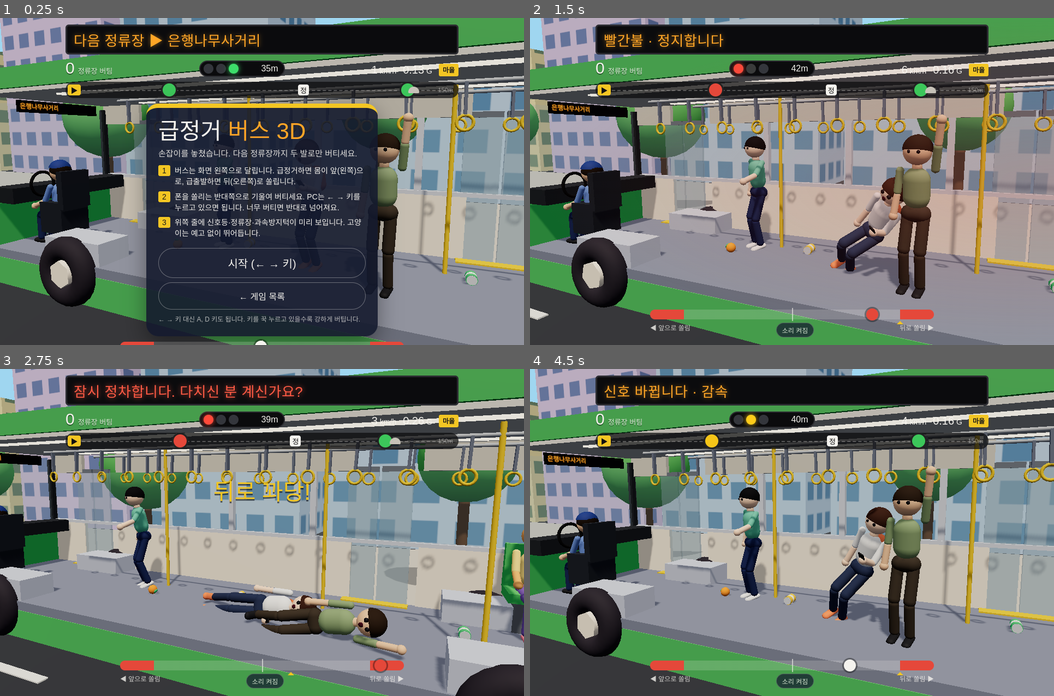
Above: before the commit, frames 1-4 (two rows, left to right).
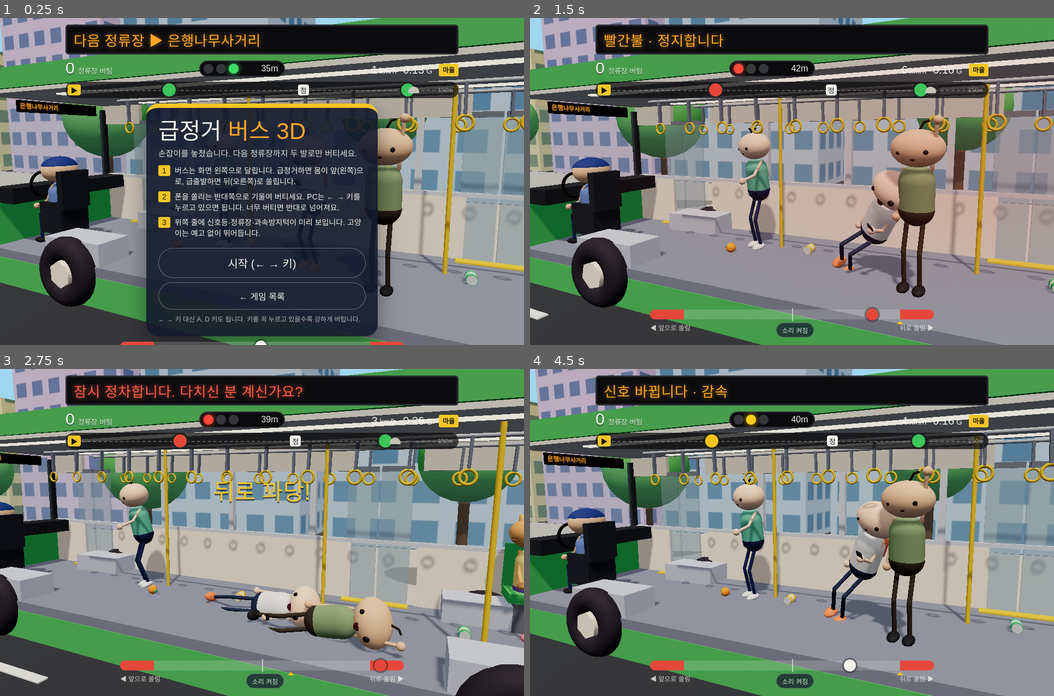
Above: after the commit, the same moments.

Repository: mynseo/MiniGame
Game: browser game, page bus-3d/index.html
Two runs of this game, one before a commit and one after it. Both use one fixed random seed, a clock stepped at 60 frames per second and the inputs below.
Inputs:
- Up to frame 1 (0.25 s): no input
- Up to frame 2 (1.5 s): click "시작 (← → 키)" at 0.27 s; hold Right from 1.03 s (still down); tap Space at 1.1 s
- Up to frame 3 (2.75 s): release Right at 1.53 s; hold Down 1.58-1.85 s; tap Space at 1.6, 2.1, 2.6 s; hold Left 1.9-2.47 s; hold Right from 2.52 s (still down)
- Up to frame 4 (4.5 s): tap Space at 3.1, 3.6, 4.1 s; release Right at 3.18 s; hold Left 3.23-3.67 s; hold Down 3.72-4.05 s; hold Right from 4.1 s (still down)

The runs differ from the first frame. In frame 1, 1.8% of the frame differs, in the area x 6-79%, y 29-86%; in frame 2, 4.9%; in frame 3, 4.5%; in frame 4, 5.1%, in the area x 5-78%, y 29-86%.

Commit message:
Redesign the shared character as a simple, dopey mochi-head
Replace the bowl-cut drummer look with something plainer and odder: a
wide mochi head sitting straight on a bean body, far-apart dot eyes of
slightly different size and height, a small mouth that is always a bit
open, one bent strand of hair, wire-thin limbs, mitten hands and big
shoes. Running now flails straight arms and wobbles the head.

Joint positions and the kit's functions are unchanged, so the elevator
and bus games pick it up as is. Refresh both thumbnails and document
the new look in the README with a lineup picture.

Co-Authored-By: Claude Fable 5.2 <noreply@anthropic.com>
Claude-Session: https://claude.ai/code/session_01WCRVuRwBHe9mBkrtFeCppR

Diff:
--- a/shared/minseo3d.js
+++ b/shared/minseo3d.js
@@ -1,6 +1,7 @@
 // 민서민서김 공용 3D 부품.
-// 모든 게임의 사람·동물은 이 파일의 기본 도형 캐릭터로 만든다 (DrumSimulator의 드러머와 같은 생김새).
-// 규칙: 큰 공 머리 + 바가지 머리카락 + 점 눈(입·코 없음), 캡슐 몸통과 팔다리, 무광 재질, 부드러운 그림자.
+// 모든 게임의 사람·동물은 이 파일의 '멍한 떡' 캐릭터로 만든다.
+// 규칙: 목 없이 몸에 얹힌 넓적한 떡 머리 + 멀리 떨어진 짝짝이 점 눈 + 늘 살짝 벌어진 입 + 머리카락 한 가닥,
+//       콩 모양 통짜 몸, 철사처럼 가는 팔다리, 벙어리장갑 손, 큼직한 신발. 무광 재질, 부드러운 그림자.
 // three.js(전역 THREE)를 먼저 불러온 뒤 <script src="../shared/minseo3d.js"> 로 쓴다.
 (function () {
   const MS = {};
@@ -28,83 +29,106 @@
     parent.add(o); return o;
   }
 
-  // 치수(m). DrumSimulator 드러머와 같은 비율: 2등신에 가까운 큰 머리
-  const HEAD_R = 0.155, ARM_R = 0.046, LEG_R = 0.07;
+  // 치수(m). 관절 위치는 바꾸지 않는다: 게임들이 손잡이 높이·앉는 높이를 여기에 맞춰 두었다
+  const HEAD_R = 0.24, HEAD_S = [1.22, 0.86, 1]; // 옆으로 넓적한 떡 머리
+  const ARM_R = 0.022, LEG_R = 0.027;            // 철사 팔다리
   const UPPER_ARM = 0.29, FOREARM = 0.27, THIGH = 0.43, SHIN = 0.42;
   const HIP_Y = THIGH + SHIN + 0.07; // 서 있을 때 골반 높이
+  const BODY_R = 0.2;
 
-  /** 미리 정해 둔 동네 사람들 색 조합 */
+  /** 미리 정해 둔 동네 사람들 색 조합. hairdo: 'sprout'(한 가닥, 기본) | 'two'(두 가닥) | 'bun'(쪽머리) | 'none' */
   MS.LOOKS = {
     me:      { skin: 0xffd9bf, shirt: 0xf2f2f2, pants: 0x34405e, shoes: 0xff8a5c, hair: 0x4a2c20, pack: 0xff8a5c },
     drummer: { skin: 0xffd9bf, shirt: 0x5b8def, pants: 0x34405e, shoes: 0xf2f2f2, hair: 0x4a2c20 },
     office:  { skin: 0xf1c3a0, shirt: 0x8fa37a, pants: 0x4a4036, shoes: 0x2b2b30, hair: 0x3a2a1e },
-    student: { skin: 0xffd9bf, shirt: 0xe86f8e, pants: 0x2b3a67, shoes: 0xf2f2f2, hair: 0x15151b },
-    granny:  { skin: 0xf6d2b8, shirt: 0xb07acb, pants: 0x5b5470, shoes: 0x6b4a3a, hair: 0xdedad6 },
+    student: { skin: 0xffd9bf, shirt: 0xe86f8e, pants: 0x2b3a67, shoes: 0xf2f2f2, hair: 0x15151b, hairdo: 'two' },
+    granny:  { skin: 0xf6d2b8, shirt: 0xb07acb, pants: 0x5b5470, shoes: 0x6b4a3a, hair: 0xdedad6, hairdo: 'bun' },
     driver:  { skin: 0xf1c3a0, shirt: 0x6f8fd0, pants: 0x2b3a67, shoes: 0x2b2b30, hair: 0x2a1d14, cap: 0x2f4a8f },
     runner:  { skin: 0xf1c3a0, shirt: 0xffb13b, pants: 0x3b4a6b, shoes: 0xe23d5b, hair: 0x2a1d14 },
     cat:     { skin: 0xf6b26b, shirt: 0xffe08a, pants: 0x8a6bbf, shoes: 0xff8fa3, head: 'cat' }
   };
 
+  /** 떡 머리 겉면 위의 점 (머리 중심 기준 x, y에서 앞쪽 z) */
+  const onHead = (x, y) => HEAD_R * HEAD_S[2] * Math.sqrt(Math.max(0, 1 - (x / (HEAD_R * HEAD_S[0])) ** 2 - (y / (HEAD_R * HEAD_S[1])) ** 2));
+
   /**
    * 사람(또는 고양이) 한 명. root의 원점은 두 발 사이 바닥, 얼굴은 +Z 쪽.
-   * opts: skin, shirt, pants, shoes, hair, head('human'|'cat'), cap(모자 색), pack(가방 색), bulk(굵기 배율), sit(true면 앉은 자세)
+   * opts: skin, shirt, pants, shoes, hair, hairdo, head('human'|'cat'), cap(모자 색), pack(가방 색), bulk(몸 굵기 배율), sit(true면 앉은 자세)
    */
   MS.person = (opts = {}) => {
     const o = Object.assign({}, MS.LOOKS.drummer, opts);
     const bulk = o.bulk || 1;
-    const skin = MS.mat(o.skin, 0.65), shirt = MS.mat(o.shirt, 0.8), pants = MS.mat(o.pants, 0.85), shoes = MS.mat(o.shoes, 0.6);
+    const skin = MS.mat(o.skin, 0.7), shirt = MS.mat(o.shirt, 0.85), pants = MS.mat(o.pants, 0.85), shoes = MS.mat(o.shoes, 0.6);
     const root = new THREE.Group();
     const body = new THREE.Group(); root.add(body); // 기울기·통통 튀기는 여기에
-    // 골반
-    const hips = mesh(body, new THREE.CapsuleGeometry(0.1, 0.13, 6, 14), pants, 0, HIP_Y + 0.02, 0);
-    hips.rotation.z = Math.PI / 2; hips.scale.set(1, 1, 1.15);
-    // 다리: 골반 관절 → 허벅지 → 무릎 → 정강이 → 신발
+    // 다리: 골반 관절 → 허벅지 → 무릎 → 정강이 → 큼직한 신발
     const legs = [-1, 1].map((s) => {
       const hip = new THREE.Group(); hip.position.set(s * 0.09, HIP_Y, 0); body.add(hip);
-      mesh(hip, new THREE.CapsuleGeometry(LEG_R * bulk, THIGH - LEG_R, 6, 12), pants, 0, -THIGH / 2, 0);
+      mesh(hip, new THREE.CapsuleGeometry(LEG_R, THIGH, 4, 10), pants, 0, -THIGH / 2, 0);
       const knee = new THREE.Group(); knee.position.y = -THIGH; hip.add(knee);
-      mesh(knee, new THREE.CapsuleGeometry(LEG_R * 0.85 * bulk, SHIN - LEG_R, 6, 12), pants, 0, -SHIN / 2, 0);
+      mesh(knee, new THREE.CapsuleGeometry(LEG_R, SHIN, 4, 10), pants, 0, -SHIN / 2, 0);
       const foot = new THREE.Group(); foot.position.y = -SHIN - 0.03; knee.add(foot);
-      const shoe = mesh(foot, new THREE.CapsuleGeometry(0.05, 0.17, 4, 12), shoes, 0, -0.005, 0.05);
-      shoe.rotation.x = Math.PI / 2; shoe.scale.set(1.05, 1, 0.75);
+      const shoe = mesh(foot, new THREE.SphereGeometry(0.075, 16, 12), shoes, 0, 0.005, 0.045);
+      shoe.scale.set(0.95, 0.62, 1.45);
       return { hip, knee };
     });
-    // 상체
+    // 몸: 윗옷 색 콩 하나, 아래쪽만 바지 색
     const upper = new THREE.Group(); upper.position.y = HIP_Y + 0.06; body.add(upper);
-    const torso = mesh(upper, new THREE.CapsuleGeometry(0.15 * bulk, 0.18, 8, 20), shirt, 0, 0.25, 0);
-    torso.scale.z = 0.8;
-    if (o.pack) { const p = mesh(upper, new THREE.CapsuleGeometry(0.11, 0.14, 6, 14), MS.mat(o.pack, 0.75), 0, 0.27, -0.17); p.scale.set(1.15, 1, 0.7); }
-    // 목과 머리
-    mesh(upper, new THREE.CylinderGeometry(0.05, 0.06, 0.14, 12), skin, 0, 0.49, -0.01);
+    const torso = mesh(upper, new THREE.CapsuleGeometry(BODY_R * bulk, 0.3, 8, 24), shirt, 0, 0.17, 0);
+    torso.scale.z = 0.85;
+    const shorts = mesh(upper, new THREE.SphereGeometry(BODY_R * bulk * 1.02, 24, 10, 0, Math.PI * 2, Math.PI * 0.5, Math.PI * 0.5), pants, 0, 0.02, 0);
+    shorts.scale.z = 0.85;
+    if (o.pack) { const p = mesh(upper, new THREE.CapsuleGeometry(0.11, 0.14, 6, 14), MS.mat(o.pack, 0.75), 0, 0.27, -0.2); p.scale.set(1.15, 1, 0.7); }
+    // 머리: 목 없이 몸 위에 얹힌 떡. head 그룹의 원점은 고개가 도는 축
     const head = new THREE.Group(); head.position.set(0, 0.54, -0.01); upper.add(head);
-    mesh(head, new THREE.SphereGeometry(HEAD_R, 32, 24), skin, 0, 0.13, 0);
+    const HY = 0.16, K = HEAD_R / 0.19; // 머리 중심 높이, 얼굴 부품 배율
+    const skull = mesh(head, new THREE.SphereGeometry(HEAD_R, 32, 24), skin, 0, HY, 0);
+    skull.scale.set(...HEAD_S);
+    // 눈: 멀리 떨어진 점 두 개. 크기와 높이가 조금 달라서 어딘가 멍하다
     const eyeMat = MS.mat(0x1d1a26, 0.4);
-    const eyes = [-1, 1].map((s) => {
-      const x = s * 0.05, y = 0.135, r = HEAD_R * 0.97;
-      return mesh(head, new THREE.SphereGeometry(0.02, 12, 10), eyeMat, x, y + 0.01, Math.sqrt(r * r - x * x - 0.0001));
+    const eyes = [[-0.118, -0.022, 0.016], [0.112, -0.008, 0.021]].map((v) => {
+      const [x, y, r] = v.map((n) => n * K);
+      const e = mesh(head, new THREE.SphereGeometry(r, 12, 10), eyeMat, x, HY + y, onHead(x, y) - r * 0.3);
+      e.castShadow = false; return e;
     });
-    const mouth = mesh(head, new THREE.SphereGeometry(0.028, 14, 10), MS.mat(0x5a2030, 0.6), 0, 0.08, HEAD_R * 0.93);
-    mouth.scale.set(1, 1.2, 0.5); mouth.visible = false; // 놀랐을 때만 보인다
+    // 입: 늘 조금 벌어져 있고, 놀라면 커진다
+    const mouth = mesh(head, new THREE.SphereGeometry(0.017 * K, 12, 10), MS.mat(0x5a2030, 0.6), 0.012, HY - 0.07 * K, onHead(0.012, -0.07 * K) - 0.004);
+    mouth.scale.set(1.25, 0.8, 0.4); mouth.castShadow = false;
+    const top = HY + HEAD_R * HEAD_S[1];
     if (o.head === 'cat') {
-      for (const s of [-1, 1]) { const e = mesh(head, new THREE.ConeGeometry(0.07, 0.12, 12), skin, s * 0.09, 0.28, -0.01); e.rotation.z = -s * 0.35; }
-    } else {
-      const hair = mesh(head, new THREE.SphereGeometry(HEAD_R * 1.06, 32, 16, 0, Math.PI * 2, 0, Math.PI * 0.55), MS.mat(o.hair, 0.85), 0, 0.145, -0.012);
-      hair.rotation.x = -0.32;
+      for (const s of [-1, 1]) { const e = mesh(head, new THREE.ConeGeometry(0.07, 0.12, 12), skin, s * 0.17, top - 0.012, 0); e.rotation.z = -s * 0.45; }
+      for (const s of [-1, 1]) for (const k of [-1, 1]) { // 수염
+        const w = mesh(head, new THREE.CylinderGeometry(0.003, 0.003, 0.11, 5), eyeMat, s * 0.225, HY - 0.075 + k * 0.016, 0.145);
+        w.rotation.set(0, 0, Math.PI / 2 + s * k * 0.18); w.castShadow = false;
+      }
+    } else if (!o.cap) {
+      const hairM = MS.mat(o.hair, 0.85);
+      const strand = (x, tilt, len = 0.1) => {
+        const g = new THREE.Group(); g.position.set(x, top - 0.012, 0); g.rotation.z = tilt; head.add(g);
+        mesh(g, new THREE.CapsuleGeometry(0.013, len, 4, 8), hairM, 0, len / 2, 0);
+        const tip = new THREE.Group(); tip.position.y = len; tip.rotation.z = tilt * 1.6; g.add(tip); // 끝이 한 번 꺾인다
+        mesh(tip, new THREE.CapsuleGeometry(0.013, len * 0.5, 4, 8), hairM, 0, len * 0.25, 0);
+      };
+      const hairdo = o.hairdo || 'sprout';
+      if (hairdo === 'sprout') strand(0.015, -0.5);
+      else if (hairdo === 'two') { strand(-0.04, 0.55, 0.08); strand(0.045, -0.5, 0.08); }
+      else if (hairdo === 'bun') mesh(head, new THREE.SphereGeometry(0.075, 16, 12), hairM, 0, top + 0.035, -0.04);
     }
     if (o.cap) {
       const c = MS.mat(o.cap, 0.7);
-      mesh(head, new THREE.SphereGeometry(HEAD_R * 1.09, 28, 12, 0, Math.PI * 2, 0, Math.PI * 0.42), c, 0, 0.16, 0);
-      const brim = mesh(head, new THREE.CylinderGeometry(0.1, 0.1, 0.015, 20, 1, false, -Math.PI / 2, Math.PI), c, 0, 0.2, 0.1);
-      brim.scale.set(1, 1, 0.9);
+      const dome = mesh(head, new THREE.SphereGeometry(HEAD_R * 1.04, 28, 12, 0, Math.PI * 2, 0, Math.PI * 0.4), c, 0, HY + 0.01, 0);
+      dome.scale.set(...HEAD_S);
+      const brim = mesh(head, new THREE.CylinderGeometry(0.15, 0.15, 0.016, 20, 1, false, -Math.PI / 2, Math.PI), c, 0, HY + 0.078, 0.18);
+      brim.scale.set(1.2, 1, 0.8);
     }
-    // 팔: 어깨 관절 → 위팔 → 팔꿈치 → 아래팔 → 손
+    // 팔: 어깨 관절 → 위팔 → 팔꿈치 → 아래팔 → 벙어리장갑 손
     const arms = {};
     for (const [k, s] of [['L', -1], ['R', 1]]) {
-      const sh = new THREE.Group(); sh.position.set(s * 0.19, 0.46, -0.02); upper.add(sh);
-      mesh(sh, new THREE.CapsuleGeometry(ARM_R * bulk, UPPER_ARM - ARM_R, 6, 12), shirt, 0, -UPPER_ARM / 2, 0);
+      const sh = new THREE.Group(); sh.position.set(s * 0.155 * bulk, 0.46, -0.02); upper.add(sh);
+      mesh(sh, new THREE.CapsuleGeometry(ARM_R, UPPER_ARM, 4, 10), skin, 0, -UPPER_ARM / 2, 0);
       const el = new THREE.Group(); el.position.y = -UPPER_ARM; sh.add(el);
-      mesh(el, new THREE.CapsuleGeometry(ARM_R * 0.9 * bulk, FOREARM - ARM_R, 6, 12), skin, 0, -FOREARM / 2, 0);
-      const hand = mesh(el, new THREE.SphereGeometry(0.052, 14, 10), skin, 0, -FOREARM, 0);
+      mesh(el, new THREE.CapsuleGeometry(ARM_R, FOREARM, 4, 10), skin, 0, -FOREARM / 2, 0);
+      const hand = mesh(el, new THREE.SphereGeometry(0.05, 14, 10), skin, 0, -FOREARM, 0);
       arms[k] = { sh, el, hand, s };
     }
     const P = {
@@ -117,24 +141,30 @@
       },
       /** 다리 자세. swing: 앞으로 드는 각, bend: 무릎 굽힘 */
       leg(i, swing = 0, bend = 0) { legs[i].hip.rotation.x = -swing; legs[i].knee.rotation.x = bend; },
-      /** 걷기·뛰기 한 프레임. phase는 계속 커지는 값, amp 0~1 */
+      /** 걷기·뛰기 한 프레임. phase는 계속 커지는 값, amp 0~1. 팔은 굽히지 않고 덜렁덜렁 흔든다 */
       run(phase, amp = 1) {
         const s = Math.sin(phase);
         P.leg(0, s * 0.8 * amp, Math.max(0, -s) * 1.1 * amp + 0.15 * amp);
         P.leg(1, -s * 0.8 * amp, Math.max(0, s) * 1.1 * amp + 0.15 * amp);
-        P.arm('L', -s * 0.9 * amp, 0.12, 1.2 * amp);
-        P.arm('R', s * 0.9 * amp, 0.12, 1.2 * amp);
+        P.arm('L', -s * 1.1 * amp, 0.12 + 0.3 * amp, 0.25 * amp);
+        P.arm('R', s * 1.1 * amp, 0.12 + 0.3 * amp, 0.25 * amp);
         body.position.y = Math.abs(Math.cos(phase)) * 0.06 * amp;
         upper.rotation.x = 0.12 * amp;
+        head.rotation.z = Math.sin(phase) * 0.12 * amp; // 머리가 좌우로 까딱까딱
       },
-      /** 놀람: 입이 동그랗게 열리고 눈이 커진다 */
-      panic(on) { mouth.visible = on; for (const e of eyes) e.scale.setScalar(on ? 1.35 : 1); },
+      _wide: 1,
+      /** 놀람: 입이 크게 벌어지고 눈이 커진다 */
+      panic(on) {
+        P._wide = on ? 1.45 : 1;
+        mouth.scale.set(on ? 2.3 : 1.25, on ? 2.6 : 0.8, 0.4);
+        for (const e of eyes) e.scale.setScalar(P._wide);
+      },
       _blink: 1 + Math.random() * 3,
       /** 매 프레임 호출: 3~5초마다 눈 깜빡임 */
       update(t) {
         if (t > P._blink + 0.14) P._blink = t + 2.5 + Math.random() * 2.5;
         const closed = t > P._blink;
-        for (const e of eyes) e.scale.y = closed ? 0.12 : e.scale.x;
+        for (const e of eyes) e.scale.y = closed ? 0.12 : P._wide;
       }
     };
     P.arm('L'); P.arm('R');
Binary file added: shared/characters.jpg
Binary file changed: thumbs/bus-3d.jpg
Binary file changed: thumbs/elevator.jpg
